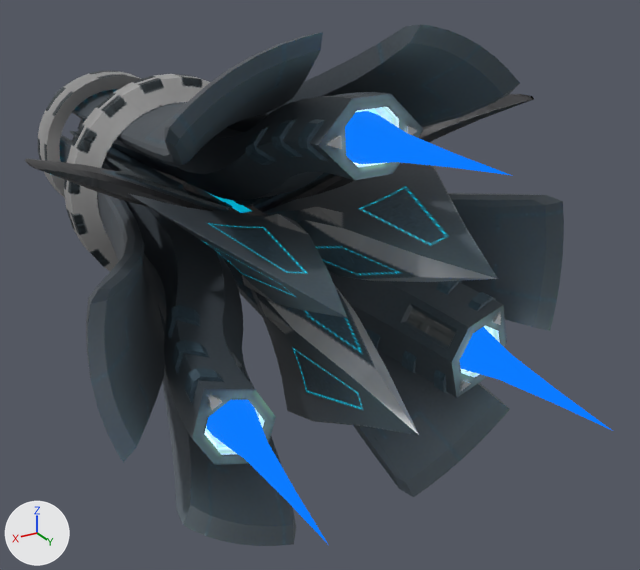
Renders of the glTF model gfx/ship3d/Apprehension/apprehension.gltf from each side of a commit.
Before and after are seen from a camera (50 mm lens) standing at (3.5, 8.32, 2.86) and looking at (-0.67, 1.37, -0.61). The lights are fixed; the arrows at lower left show +X, +Y and +Z. Where no turn or scale is listed for an object, it has been applied to the vertices. Vertices at the same position are counted once.

Names of what the first picture shows: 'base_glow', 'glow'.
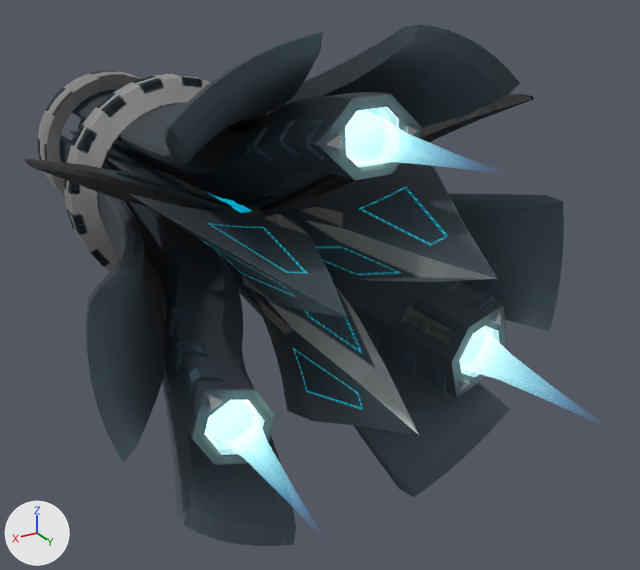
Location of each change, (x1, y1, x2, y2) in pixels of the pictures (640 x 570 px):
'base_glow', surface changed: (25, 25, 561, 546) in both
'glow', recoloured, surface changed (blue to white): (206, 111, 613, 544) in both

The change, as a list of edits to the scene's bpy script:
```text
Add img_gradient_pale:
    img_gradient_pale = load_image('gradient_pale', 'gradient_pale.png', 256, 256, 'sRGB')
Change mat_base_glow:
    where n0 = _N.new('ShaderNodeBsdfPrincipled'); n0.name = 'Principled BSDF'
    n0.inputs[1].default_value: 0.2 -> 0.7  # 'Metallic'
    add n0.inputs[2].default_value = 0.7  # 'Roughness'
Add mat_engine_glow_thurion_solid:
    mat_engine_glow_thurion_solid = bpy.data.materials.new('engine_glow_thurion_solid')
    # uses the picture img_gradient_pale
Change me_glow:
    where me_glow.from_pydata(...)  # 147 vertices, 240 faces; spans x -1.33..1.33, y 3.06..4.64, z -0.87..1.5
    used by ob_glow; location = (0.0, 0.0, 0.0)
    remove me_glow.materials.append(mat_glow_standard)  # black #000000
    me_glow part 1: texture (UV) coordinates changed
    add me_glow.materials.append(mat_engine_glow_thurion_solid)
```
